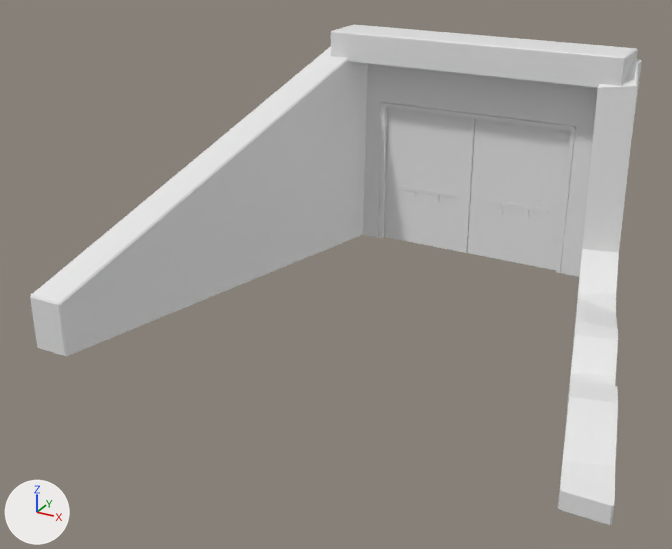
A saved change to the Blender file Art/Modelle/Levelbaukasten/Dekoration/Türen/decoration_door_bunker_entrance_2.blend.
Both versions are drawn from a 50 mm lens placed at (7.56, -18.13, 6.72), pointed at (0.31, -4.96, 0.13). Lighting does not change. The marker at lower left points along +X, +Y and +Z.
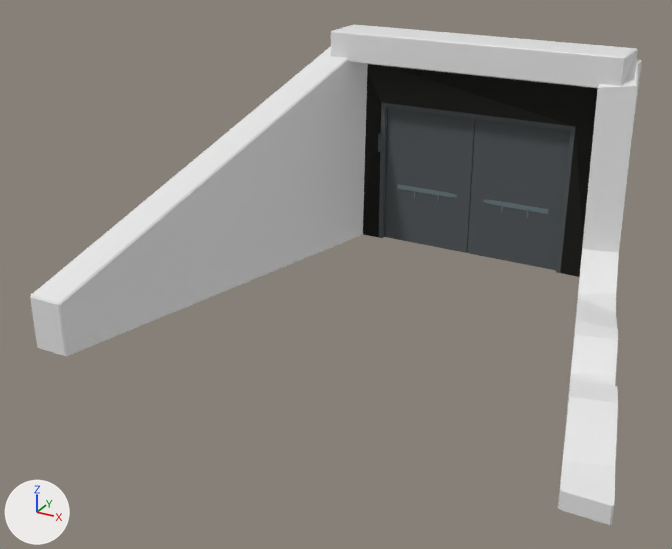
Commit message: bunker doors

Where the change shows, as pixel boxes (x1, y1, x2, y2) in the pictures (672 x 549 px):
'Cube', recoloured (grey to black)
    both: (363, 64, 598, 277)
'Cube.007', recoloured
    both: (467, 119, 570, 270)
'Cube.005', recoloured
    both: (385, 108, 475, 253)
'Cube.001', recoloured (grey to black)
    both: (378, 102, 576, 273)
'Cube.008', recoloured
    both: (483, 200, 549, 218)

The change, as a list of edits to the scene's bpy script:
```text
Add mat_decoration_door_bunker_entrance_2_wall:
    mat_decoration_door_bunker_entrance_2_wall = bpy.data.materials.new('decoration_door_bunker_entrance_2_wall')
    # uses the picture img_decoration_door_bunker_entrance_2_wall_diffuse_png
    # uses the picture img_decoration_door_bunker_entrance_2_wall_normal_png
Add mat_decoration_door_bunker_entrance_2_door:
    mat_decoration_door_bunker_entrance_2_door = bpy.data.materials.new('decoration_door_bunker_entrance_2_door')
    mat_decoration_door_bunker_entrance_2_door.use_nodes = True; mat_decoration_door_bunker_entrance_2_door.node_tree.nodes.clear()
    _N = mat_decoration_door_bunker_entrance_2_door.node_tree.nodes; _L = mat_decoration_door_bunker_entrance_2_door.node_tree.links
    n0 = _N.new('ShaderNodeOutputMaterial'); n0.name = 'Material Output'
    n1 = _N.new('ShaderNodeBsdfDiffuse'); n1.name = 'Diffuse BSDF'
    n2 = _N.new('ShaderNodeTexImage'); n2.name = 'Image Texture'
    n2.image = img_decoration_door_bunker_entrance_2_door_diffuse_png
    n3 = _N.new('ShaderNodeTexCoord'); n3.name = 'Texture Coordinate'
    _L.new(n1.outputs[0], n0.inputs[0])  # 'BSDF' to 'Surface'
    _L.new(n3.outputs[2], n2.inputs[0])  # 'UV' to 'Vector'
    _L.new(n2.outputs[0], n1.inputs[0])  # 'Color' to 'Color'
Add mat_decoration_door_bunker_entrance_2_lock:
    mat_decoration_door_bunker_entrance_2_lock = bpy.data.materials.new('decoration_door_bunker_entrance_2_lock')
    mat_decoration_door_bunker_entrance_2_lock.use_nodes = True; mat_decoration_door_bunker_entrance_2_lock.node_tree.nodes.clear()
    _N = mat_decoration_door_bunker_entrance_2_lock.node_tree.nodes; _L = mat_decoration_door_bunker_entrance_2_lock.node_tree.links
    n0 = _N.new('ShaderNodeOutputMaterial'); n0.name = 'Material Output'
    n1 = _N.new('ShaderNodeBsdfDiffuse'); n1.name = 'Diffuse BSDF'
    n2 = _N.new('ShaderNodeTexCoord'); n2.name = 'Texture Coordinate'
    n3 = _N.new('ShaderNodeTexImage'); n3.name = 'Image Texture.001'
    n3.image = img_decoration_door_bunker_entrance_2_lock_diffuse_png
    _L.new(n1.outputs[0], n0.inputs[0])  # 'BSDF' to 'Surface'
    _L.new(n2.outputs[2], n3.inputs[0])  # 'UV' to 'Vector'
    _L.new(n3.outputs[0], n1.inputs[0])  # 'Color' to 'Color'
Change me_cube_009:
    where me_cube_009.from_pydata(...)  # 12 vertices, 10 faces; spans x 0.0..1.99, y 0.0..0.2, z -3.0..0.0
    add me_cube_009.materials.append(mat_decoration_door_bunker_entrance_2_door)
Change me_cube_007:
    where me_cube_007.from_pydata(...)  # 12 vertices, 10 faces; spans x -1.99..0.0, y 0.0..0.2, z -3.0..0.0
    add me_cube_007.materials.append(mat_decoration_door_bunker_entrance_2_door)
Change me_cube_008:
    where me_cube_008.from_pydata(...)  # 28 vertices, 18 faces; spans x 0.3..1.7, y -0.02..0.0, z 0.05..0.3
    add me_cube_008.materials.append(mat_decoration_door_bunker_entrance_2_lock)
Change me_cube_001:
    where me_cube_001.from_pydata(...)  # 24 vertices, 23 faces; spans x -1.14..3.09, y -0.41..0.0, z -1.0..2.09
    add me_cube_001.materials.append(mat_decoration_door_bunker_entrance_2_door)
Change me_cube:
    where me_cube.from_pydata(...)  # 16 vertices, 15 faces; spans x -1.6..3.6, y -0.4..0.0, z -1.0..3.0
    add me_cube.materials.append(mat_decoration_door_bunker_entrance_2_wall)
```
